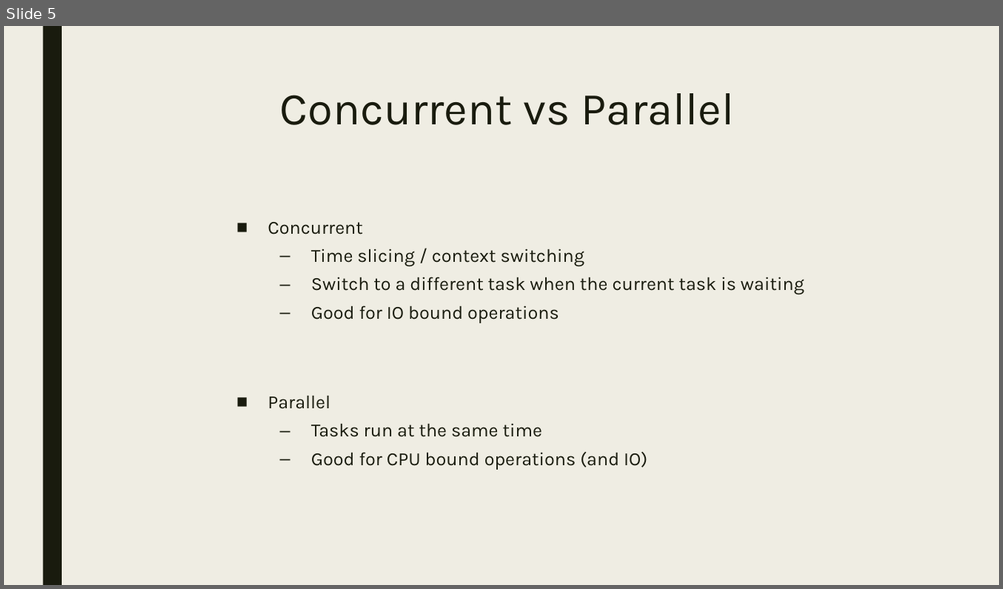
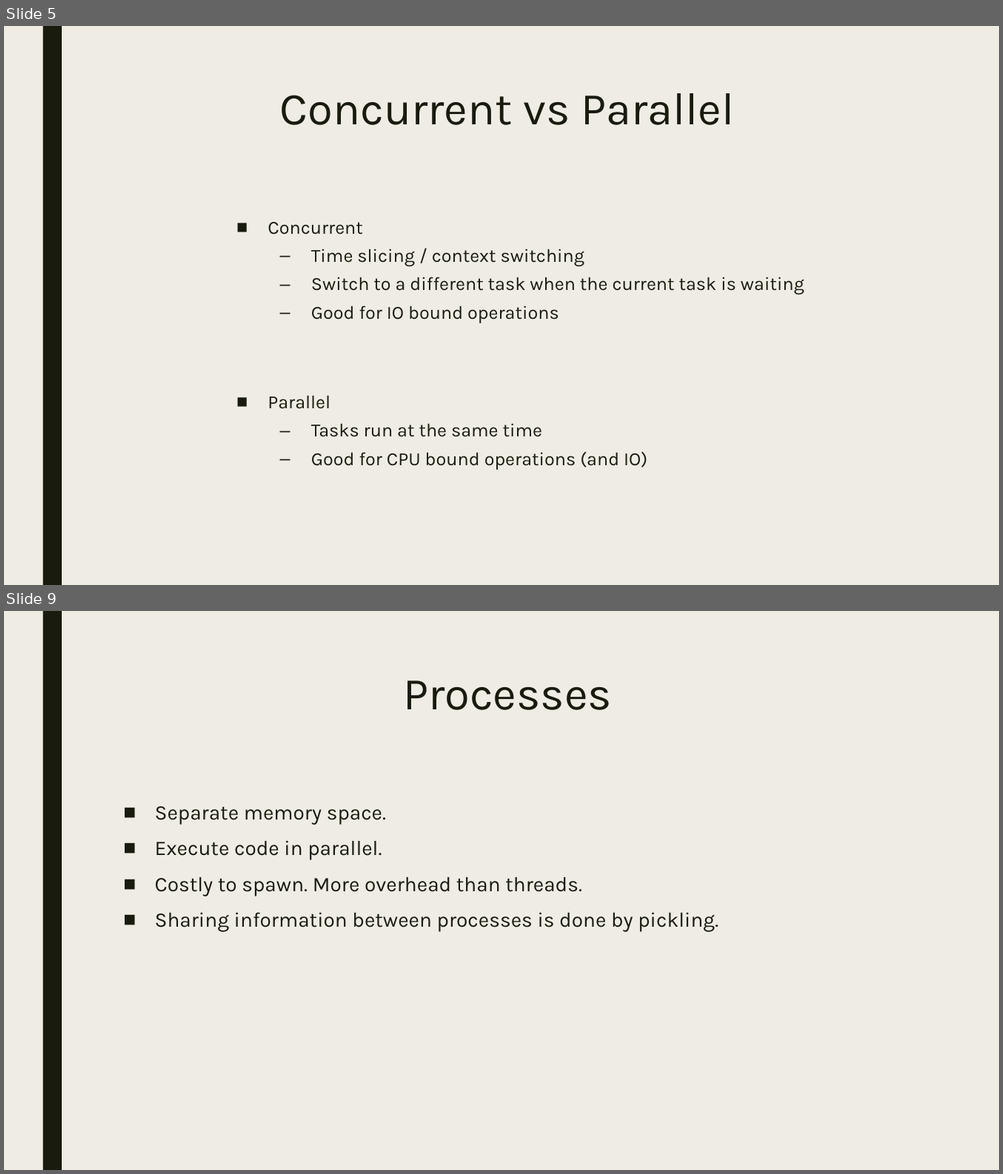
Before and after one commit to bdelate/talk-python-async, a slide deck: slides.pptx. Shown one above the other, each under a label of ours: slide 5 before the commit, slides 5 and 9 after it; the slides between them are not shown. The pictures are 1003x589 and 1003x1174 pixels, drawn with LibreOffice and Linux fonts; fonts in the diff are those of the drawing. Boxes give left, top, right and bottom in pixels: in the first picture for what was removed or moved away, otherwise in the second. Text is boxed around its words. In the diff, an @@ line names an element or a change of style, - is before the commit and + after.

```diff
--- a/slides.pptx
+++ b/slides.pptx
@@ slide 9 added at [4, 611, 999, 1170], background #EFEDE3; not listed: 1 template element that a slide beside it also shows @@
@@ title added at [403, 681, 612, 710], 44 pt, text #191B0E @@
+Processes
@@ text added at [155, 806, 718, 932], 20 pt, text #191B0E @@
+■ Separate memory space.
+■ Execute code in parallel.
+■ Costly to spawn. More overhead than threads.
+■ Sharing information between processes is done by pickling.
```
Also in this commit, not shown: 1 slide changed, 8 other slides added, 1 other file.
